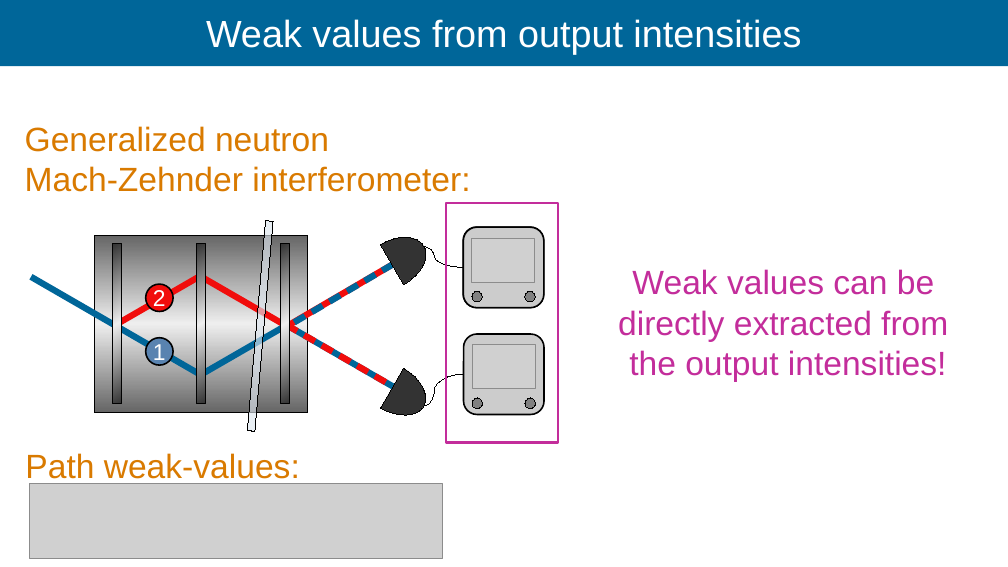
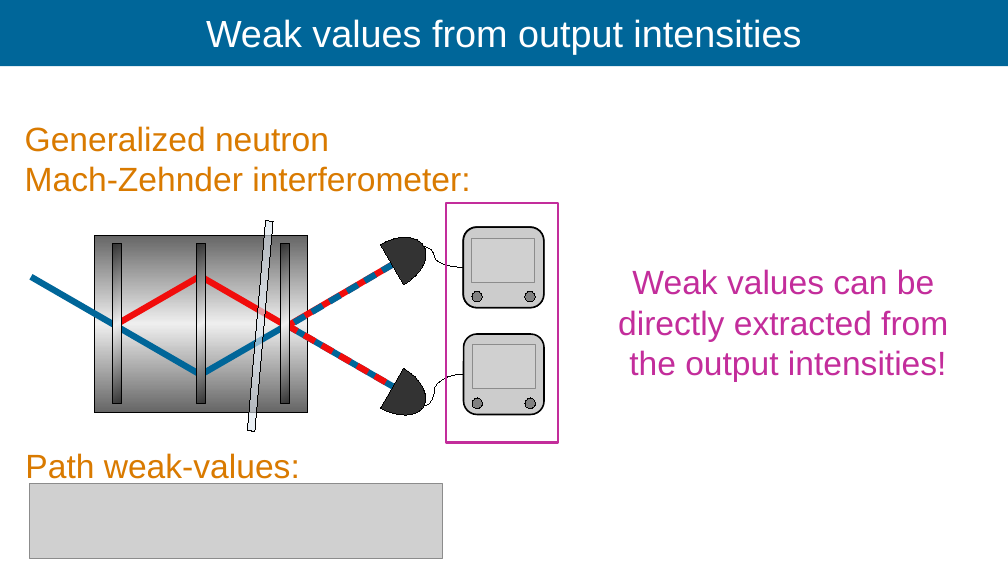
Before and after one commit to Ismaele-vincent/PhD, a slide deck: slide 95 of 2026/Talks/ILL Seminar/ILL seminar 2026 ver3.odp. Drawn at 1008x567 pixels with LibreOffice and Linux fonts; fonts in the diff are those of the drawing; grey boxes stand for pictures; background and template pictures are left out. Boxes give left, top, right and bottom in pixels: in the first picture for what was removed or moved away, otherwise in the second. Text is boxed around its words. In the diff, an @@ line names an element or a change of style, - is before the commit and + after.

```diff
--- a/2026/Talks/ILL Seminar/ILL seminar 2026 ver3.odp
+++ b/2026/Talks/ILL Seminar/ILL seminar 2026 ver3.odp
@@ ellipse removed at (x1=146, y1=284, x2=173, y2=311) @@
-2
@@ ellipse removed at (x1=146, y1=338, x2=173, y2=365) @@
-1
```
Also in this commit, not shown: 7 other slides changed, 7 slides added, 3 slides removed, 3 other files.
